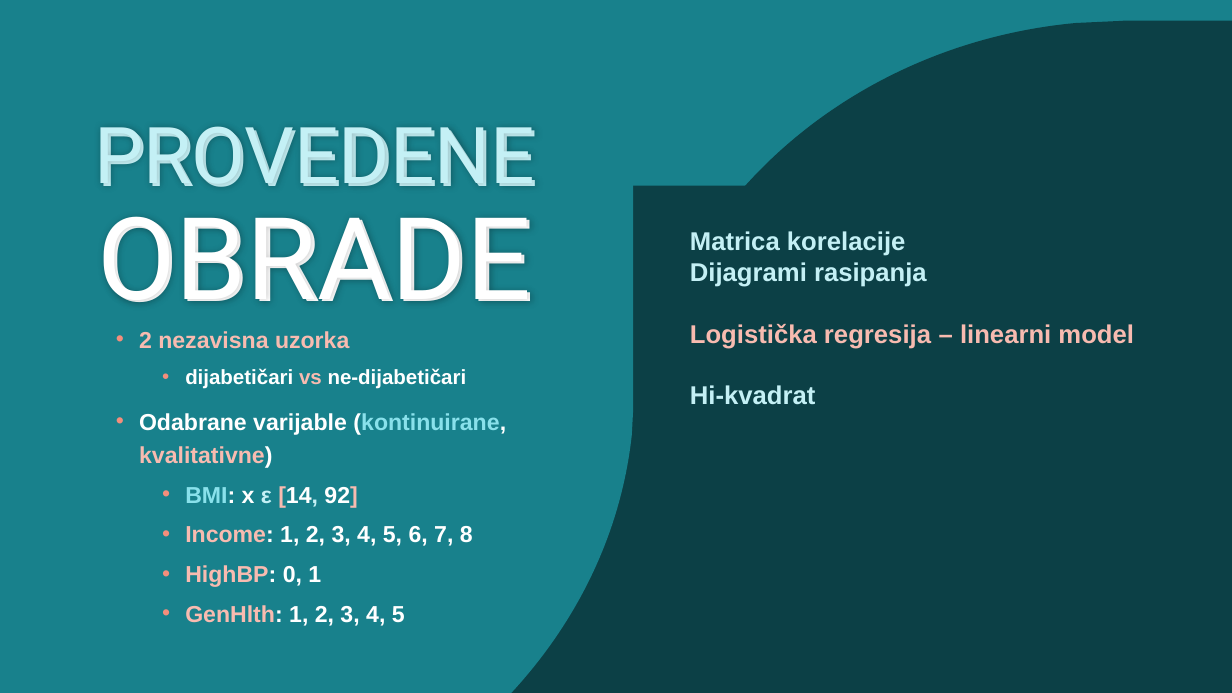
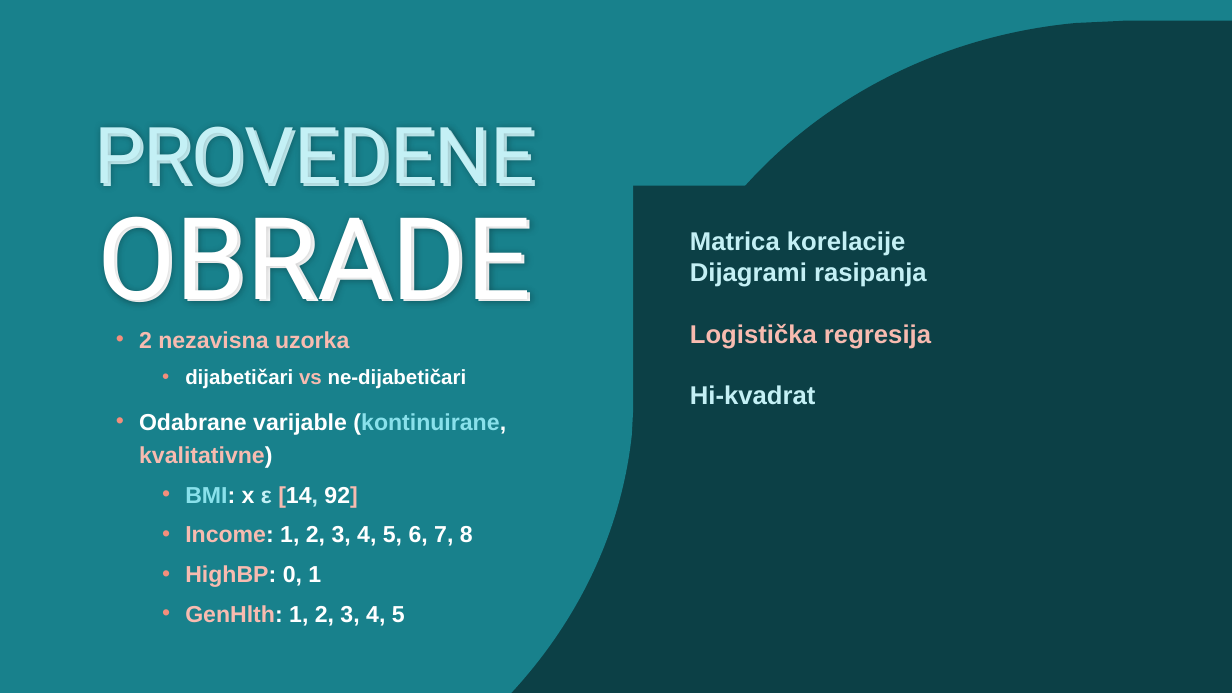
Before and after one commit to jfletcher20/diabetes-health-indicators-analysis, a slide deck: slide 13 of documentation/documentation.pptx. Drawn at 1232x693 pixels with LibreOffice and Linux fonts; fonts in the diff are those of the drawing. Boxes give left, top, right and bottom in pixels: in the first picture for what was removed or moved away, otherwise in the second. Text is boxed around its words. In the diff, an @@ line names an element or a change of style, - is before the commit and + after.

```diff
--- a/documentation/documentation.pptx
+++ b/documentation/documentation.pptx
@@ text at box(690, 324, 931, 349): text changed @@
-Logistička regresija – linearni model
+Logistička regresija
```
Also in this commit, not shown: 8 other slides changed.
